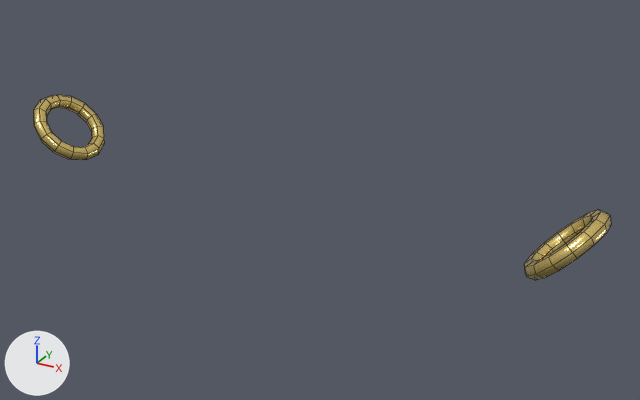
One commit to the FBX model assets/garden-babies/attachments/bear-attachments-piercings.fbx: the scene before it, then after it.
One viewpoint serves both versions: a 50 mm camera at (0.671, -1.087, 1.925) aimed at (0.066, 0.014, 1.375). Arrows for +X, +Y and +Z are at lower left; the lights stay in place. The older version comes first. Mesh edges are drawn as thin lines.

Names of what the first picture shows: 'Bear__HelixL_Ring', 'Bear__HelixR_Ring'.
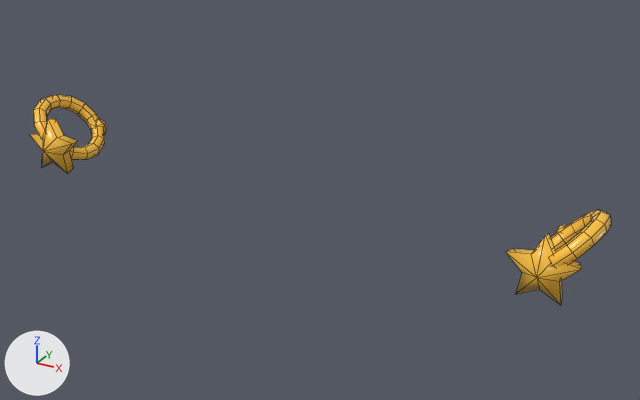
What differs and where, as boxes (x1, y1, x2, y2) in the pictures (640 x 400 px):
'Bear__HelixR_Ring', recoloured (yellow to orange)
    both: (550, 210, 611, 267)
'Bear__HelixR_StarStud', added (orange)
    after: (506, 225, 581, 305)
'Bear__HelixL_Ring', recoloured (yellow to orange)
    both: (33, 95, 105, 160)
'Bear__HelixL_StarStud', added (orange)
    after: (29, 119, 107, 174)

The change, as a list of edits to the scene's bpy script:
```text
Add mat_wear__ffc240:
    mat_wear__ffc240 = principled_material('wear__FFC240')
    mat_wear__ffc240.base_color = (1.0, 0.539, 0.0513)  # orange #ffc240
    mat_wear__ffc240.roughness = 0.28
Change me_petbear__helixr_ring_001:
    where me_petbear__helixr_ring_001.from_pydata(...)  # 84 vertices, 84 faces; spans x 0.3978..0.4989, y -0.0695..0.0675, z 1.346..1.4472
    remove me_petbear__helixr_ring_001.materials.append(mat_attach__metal)  # yellow #ffe289
    add me_petbear__helixr_ring_001.materials.append(mat_wear__ffc240)  # orange #ffc240
Change me_petbear__helixl_ring_001:
    where me_petbear__helixl_ring_001.from_pydata(...)  # 84 vertices, 84 faces; spans x -0.4812..-0.3801, y -0.0667..0.0703, z 1.3643..1.4654
    remove me_petbear__helixl_ring_001.materials.append(mat_attach__metal)  # yellow #ffe289
    add me_petbear__helixl_ring_001.materials.append(mat_wear__ffc240)  # orange #ffc240
Add me_petbear__helixl_starstud_001:
    me_petbear__helixl_starstud_001.from_pydata(...)  # 33 vertices, 35 faces; spans x -0.465..-0.366, y -0.081..0.072, z 1.357..1.451
    me_petbear__helixl_starstud_001.materials.append(mat_wear__ffc240)  # orange #ffc240
Add me_petbear__helixr_starstud_001:
    me_petbear__helixr_starstud_001.from_pydata(...)  # 33 vertices, 35 faces; spans x 0.383..0.482, y -0.082..0.073, z 1.339..1.433
    me_petbear__helixr_starstud_001.materials.append(mat_wear__ffc240)  # orange #ffc240
Add ob_bear__helixl_starstud:
    ob_bear__helixl_starstud = bpy.data.objects.new('Bear__HelixL_StarStud', me_petbear__helixl_starstud_001)
    ob_bear__helixl_starstud.location = (0.0, 0.0, 0.0)
Add ob_bear__helixr_starstud:
    ob_bear__helixr_starstud = bpy.data.objects.new('Bear__HelixR_StarStud', me_petbear__helixr_starstud_001)
    ob_bear__helixr_starstud.location = (0.0, 0.0, 0.0)
```
